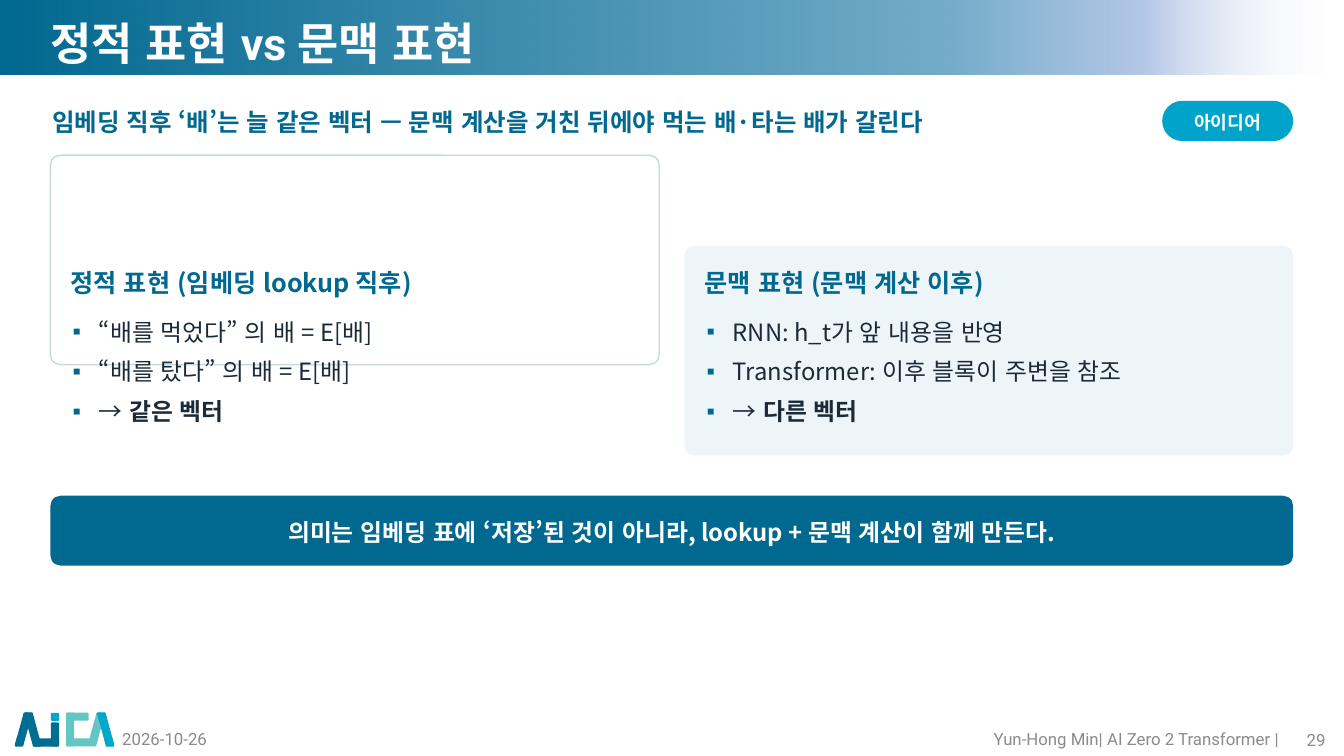
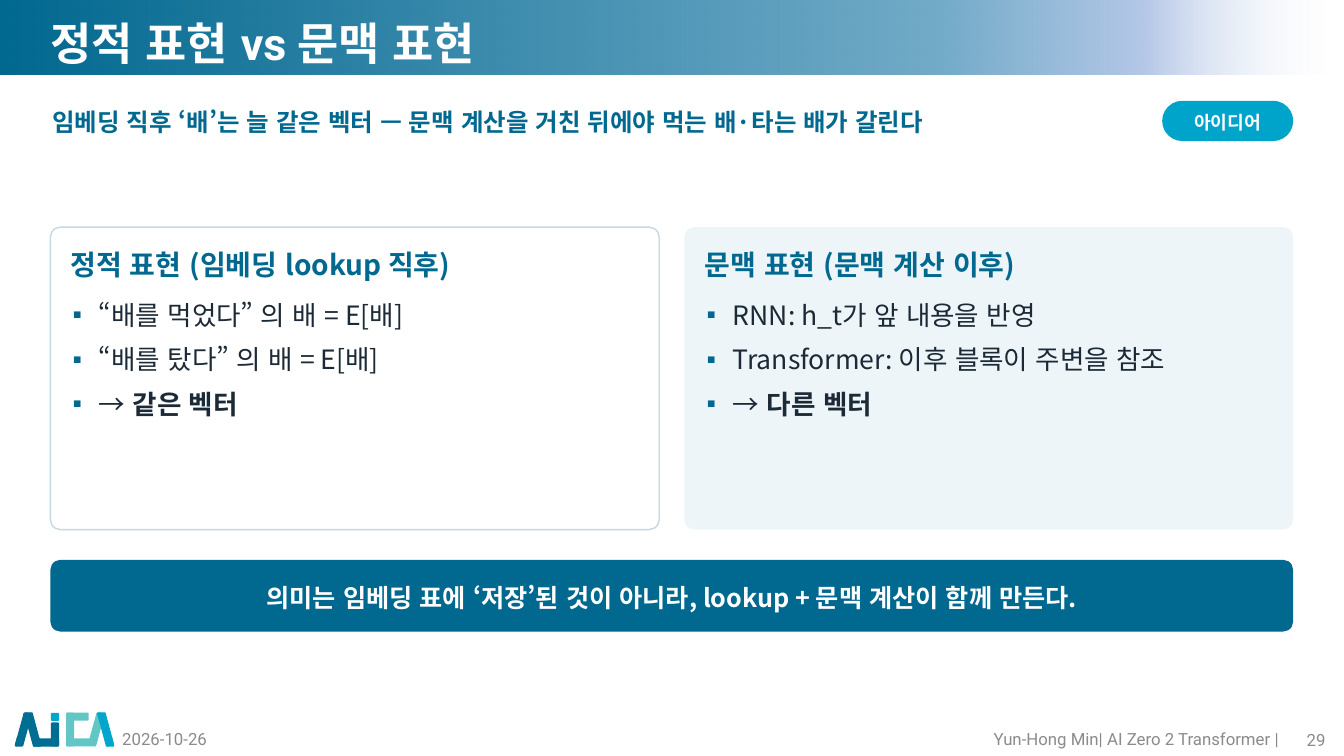
Before and after one commit to myunhh/AI-Zero-2-Transformers, a slide deck: slide 29 of lectures/week04_rnn_lstm_seq2seq.pptx. Drawn at 1344x756 pixels with LibreOffice and Linux fonts; fonts in the diff are those of the drawing; background and template pictures are left out. Boxes give left, top, right and bottom in pixels: in the first picture for what was removed or moved away, otherwise in the second. Text is boxed around its words. In the diff, an @@ line names an element or a change of style, - is before the commit and + after.

```diff
--- a/lectures/week04_rnn_lstm_seq2seq.pptx
+++ b/lectures/week04_rnn_lstm_seq2seq.pptx
@@ rounded rectangle at (50,227,659,529): proportions changed @@
@@ rounded rectangle: place and size @@
-rounded rectangle at (50,155,659,365)
+rounded rectangle at (50,227,659,529)
@@ rounded rectangle: place and size @@
-rounded rectangle at (685,246,1294,456)
+rounded rectangle at (685,227,1294,529)
@@ rounded rectangle at (685,227,1294,529): proportions changed @@
@@ text "정적 표현 (임베딩 lookup 직후)": place and size @@
-text "정적 표현 (임베딩 lookup 직후)" at (71,270,412,298)
+text "정적 표현 (임베딩 lookup 직후)" at (71,251,450,281)
@@ text "정적 표현 (임베딩 lookup 직후)" at (71,251,450,281): size 18 to 20 pt @@
@@ text "문맥 표현 (문맥 계산 이후)": place and size @@
-text "문맥 표현 (문맥 계산 이후)" at (705,271,984,297)
+text "문맥 표현 (문맥 계산 이후)" at (705,251,1015,281)
@@ text "문맥 표현 (문맥 계산 이후)" at (705,251,1015,281): size 18 to 20 pt @@
@@ text "“배를 먹었다” 의 배 = ...": place and size @@
-text "“배를 먹었다” 의 배 = ..." at (99,320,372,422)
+text "“배를 먹었다” 의 배 = ..." at (99,301,403,417)
@@ text "“배를 먹었다” 의 배 = ..." at (99,301,403,417): size 17 to 19 pt @@
@@ text "RNN: h_t가 앞 내용을 반영" at (733,303,1165,417): size 17 to 19 pt @@
@@ text "RNN: h_t가 앞 내용을 반영": place and size @@
-text "RNN: h_t가 앞 내용을 반영" at (733,321,1122,422)
+text "RNN: h_t가 앞 내용을 반영" at (733,303,1165,417)
@@ rounded rectangle "의미는 임베딩 표에 ‘저장’된 것이 ...": place and size @@
-rounded rectangle "의미는 임베딩 표에 ‘저장’된 것이 ..." at (50,496,1294,566)
+rounded rectangle "의미는 임베딩 표에 ‘저장’된 것이 ..." at (50,560,1294,631)
@@ rounded rectangle "의미는 임베딩 표에 ‘저장’된 것이 ..." at (50,560,1294,631): size 17 to 18 pt; proportions changed @@
```
Also in this commit, not shown: 27 other slides changed, 14 other files.
